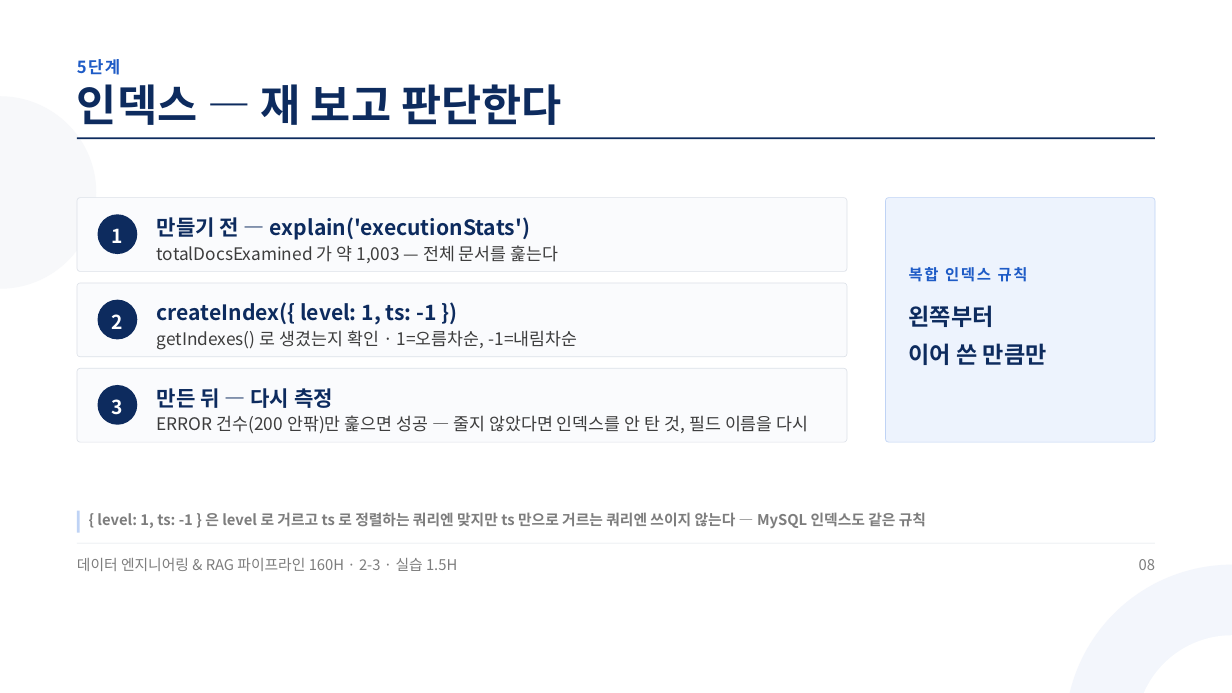
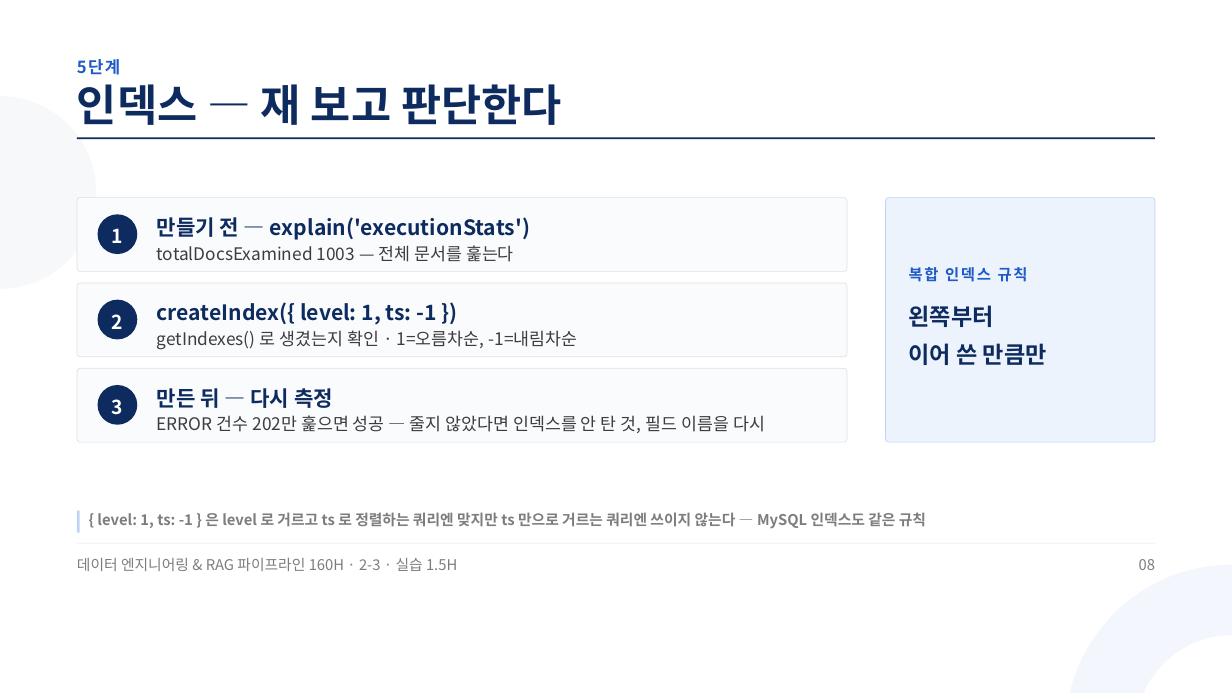
Before and after one commit to aebonlee/materials, a slide deck: slide 8 of data-eng/decks/w2d3s3.pptx. Drawn at 1232x693 pixels with LibreOffice and Linux fonts; fonts in the diff are those of the drawing. Boxes give left, top, right and bottom in pixels: in the first picture for what was removed or moved away, otherwise in the second. Text is boxed around its words. In the diff, an @@ line names an element or a change of style, - is before the commit and + after.

```diff
--- a/data-eng/decks/w2d3s3.pptx
+++ b/data-eng/decks/w2d3s3.pptx
@@ text at [157, 245, 514, 262]: text changed @@
-totalDocsExamined 가 약 1,003 — 전체 문서를 훑는다
+totalDocsExamined 1003 — 전체 문서를 훑는다
@@ text at [157, 415, 765, 433]: text changed @@
-ERROR 건수(200 안팎)만 훑으면 성공 — 줄지 않았다면 인덱스를 안 탄 것, 필드 이름을 다시
+ERROR 건수 202만 훑으면 성공 — 줄지 않았다면 인덱스를 안 탄 것, 필드 이름을 다시
```
Also in this commit, not shown: 6 other slides changed, 9 other files.
